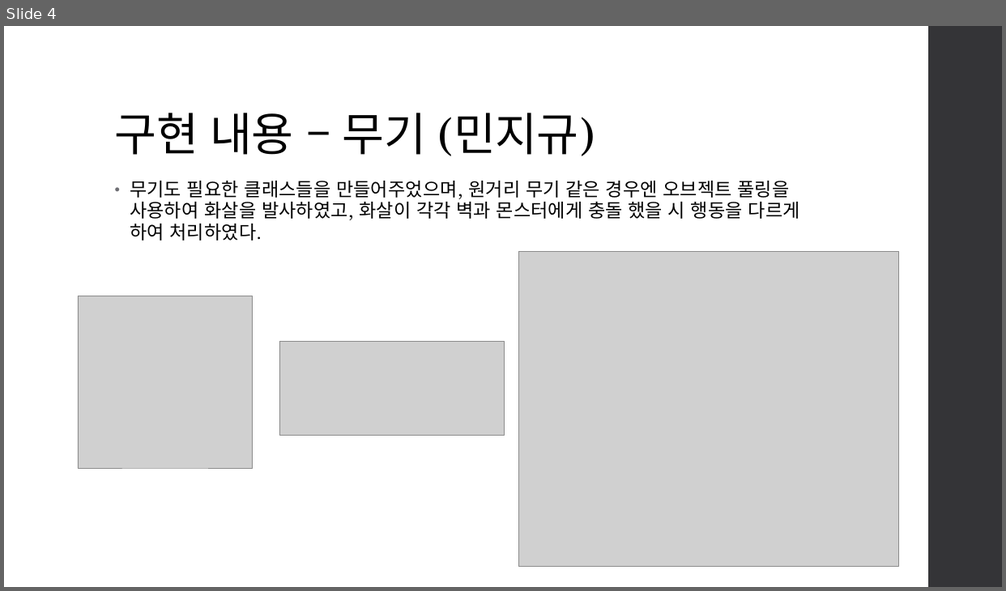
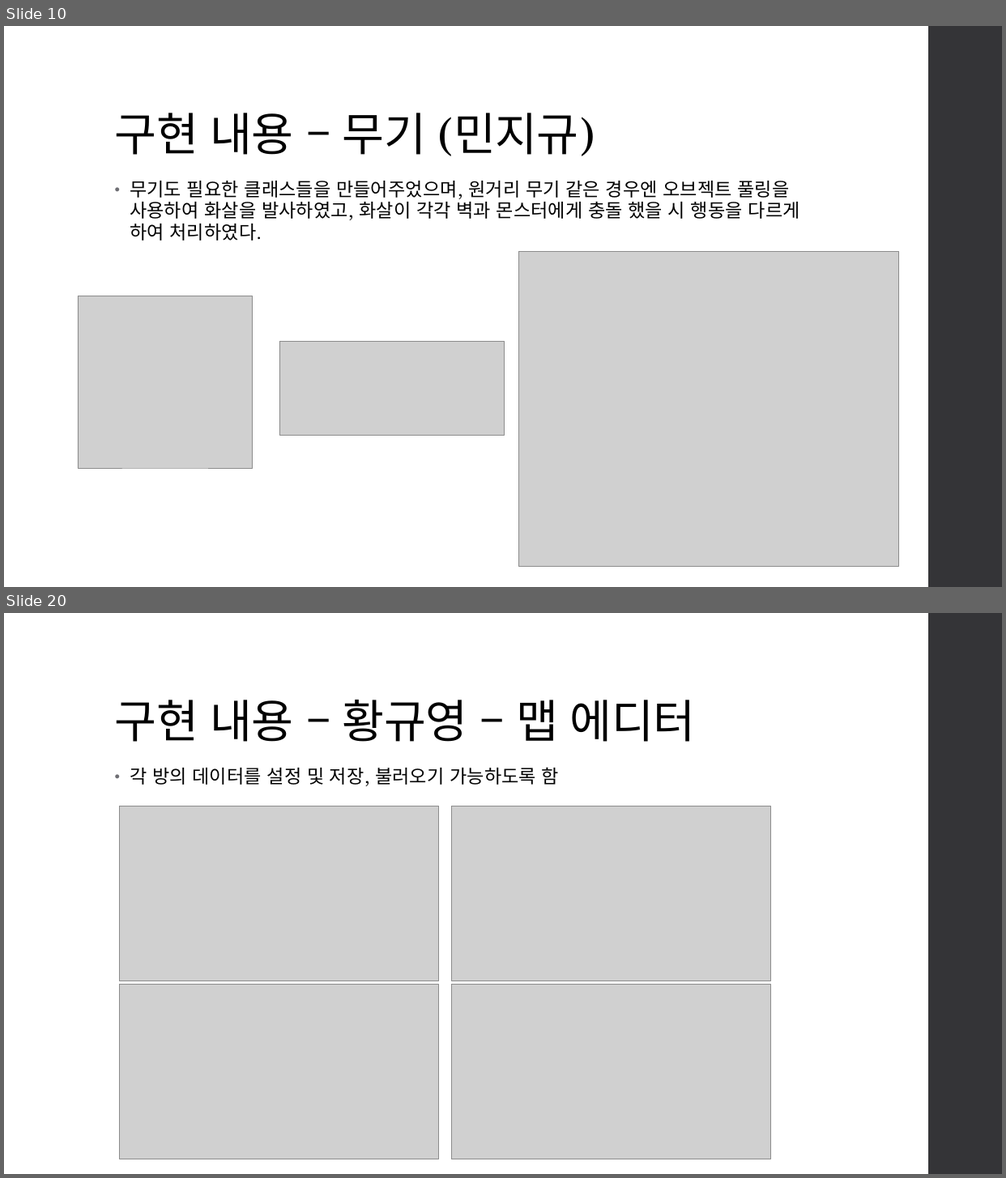
Before and after one commit to jigyu12/SFML_Team_Mockup_Project-Dungreed, a slide deck: SFML 던그리드 모작 팀 프로젝트(민지규, 박지광, 황규영) 발표 자료.pptx. Shown one above the other, each under a label of ours: slide 4 before the commit, slides 10 and 20 after it; the slides between them are not shown. The pictures are 1006x591 and 1006x1178 pixels, drawn with LibreOffice and Linux fonts; fonts in the diff are those of the drawing; grey boxes stand for pictures. Boxes give left, top, right and bottom in pixels: in the first picture for what was removed or moved away, otherwise in the second. Text is boxed around its words. In the diff, an @@ line names an element or a change of style, - is before the commit and + after.

```diff
--- a/SFML 던그리드 모작 팀 프로젝트(민지규, 박지광, 황규영) 발표 자료.pptx
+++ b/SFML 던그리드 모작 팀 프로젝트(민지규, 박지광, 황규영) 발표 자료.pptx
@@ slide 20 added at bbox=[4, 613, 1002, 1174], background #FFFFFF; not listed: 1 template element that a slide beside it also shows @@
@@ title added at bbox=[115, 700, 696, 742], 44 pt, text #000000 @@
+구현 내용 – 황규영 – 맵 에디터
@@ text added at bbox=[130, 767, 559, 786], 18 pt, text #000000 @@
+• 각 방의 데이터를 설정 및 저장, 불러오기 가능하도록 함
@@ picture added at bbox=[120, 806, 439, 982] @@
@@ picture added at bbox=[452, 806, 770, 982] @@
@@ picture added at bbox=[120, 985, 439, 1161] @@
@@ picture added at bbox=[452, 985, 770, 1161] @@
@@ what was slide 4 is now slide 10 @@
```
Also in this commit, not shown: 1 slide changed, 19 other slides added, 1 slide removed.
